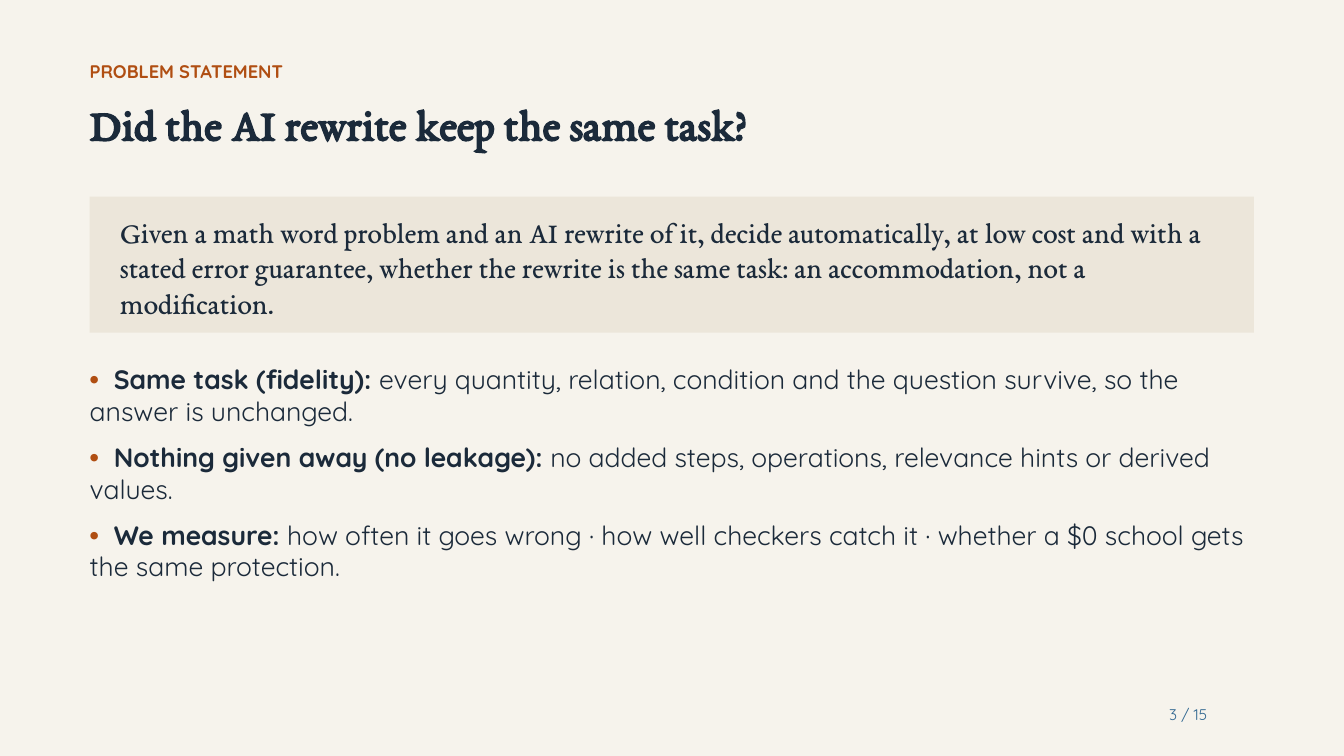
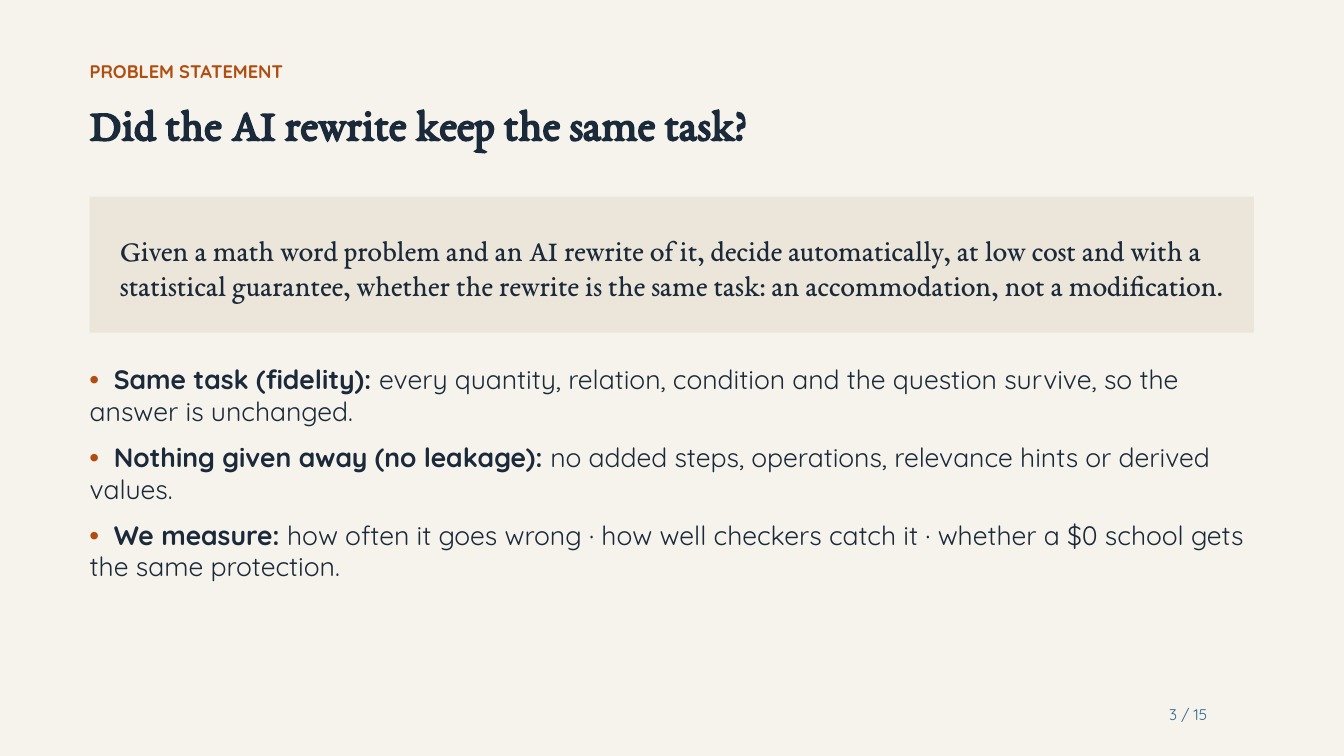
Before and after one commit to harshitaggarwal01/cs2880, a slide deck: slide 3 of docs/video/SafeAdapt-Math_video_nov23.pptx. Drawn at 1344x756 pixels with LibreOffice and Linux fonts; fonts in the diff are those of the drawing. Boxes give left, top, right and bottom in pixels: in the first picture for what was removed or moved away, otherwise in the second. Text is boxed around its words. In the diff, an @@ line names an element or a change of style, - is before the commit and + after.

```diff
--- a/docs/video/SafeAdapt-Math_video_nov23.pptx
+++ b/docs/video/SafeAdapt-Math_video_nov23.pptx
@@ text at box(120, 240, 1223, 303): text changed @@
-Given a math word problem and an AI rewrite of it, decide automatically, at low cost and with a stated error guarantee, whether the rewrite is the same task: an accommodation, not a modification.
+Given a math word problem and an AI rewrite of it, decide automatically, at low cost and with a statistical guarantee, whether the rewrite is the same task: an accommodation, not a modification.
```
Also in this commit, not shown: 10 other slides changed, 16 other files.
